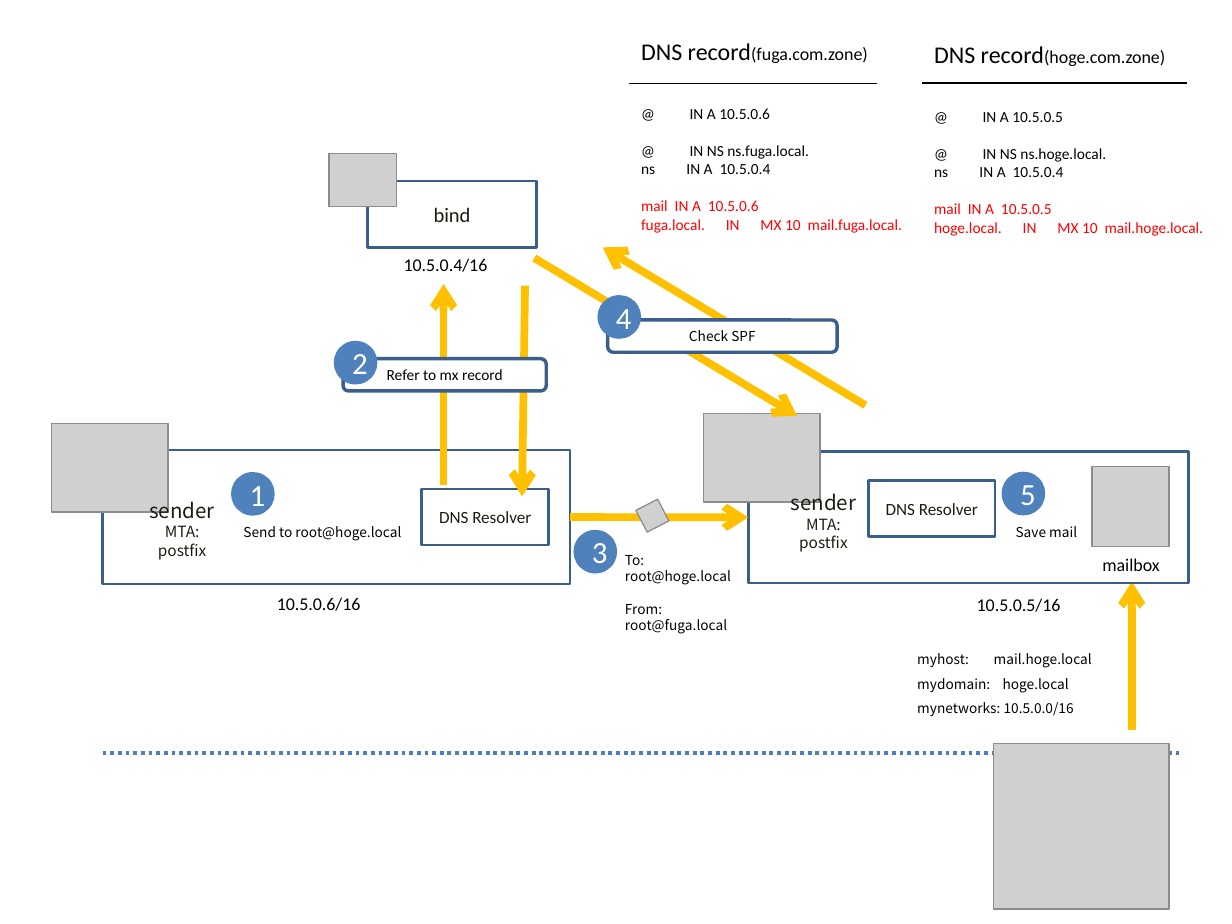
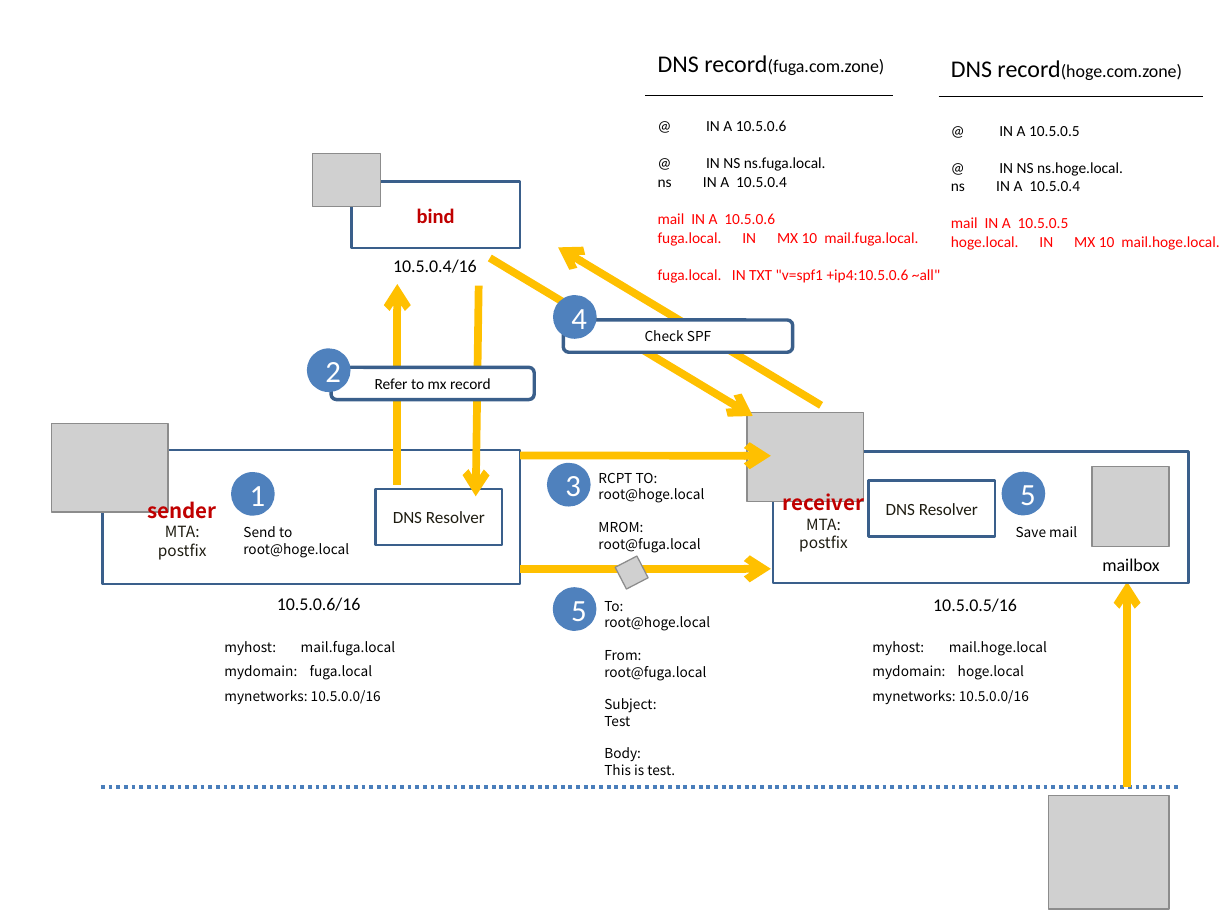
Before and after one commit to kuniiskywalker/mail-tester, a slide deck: slide 1 of summary.pptx. Drawn at 1232x924 pixels with LibreOffice and Linux fonts; fonts in the diff are those of the drawing; grey boxes stand for pictures. Boxes give left, top, right and bottom in pixels: in the first picture for what was removed or moved away, otherwise in the second. Text is boxed around its words. In the diff, an @@ line names an element or a change of style, - is before the commit and + after.

```diff
--- a/summary.pptx
+++ b/summary.pptx
@@ text "DNS record(fuga.com.zone)": place and size @@
-text "DNS record(fuga.com.zone)" at bbox=[641, 43, 868, 63]
+text "DNS record(fuga.com.zone)" at bbox=[658, 55, 885, 75]
@@ text at bbox=[658, 120, 918, 246]: paragraph added @@
+fuga.local. IN TXT "v=spf1 +ip4:10.5.0.6 ~all"
@@ text "@ IN A 10.5.0.6": place and size @@
-text "@ IN A 10.5.0.6" at bbox=[641, 108, 902, 233]
+text "@ IN A 10.5.0.6" at bbox=[658, 120, 918, 246]
@@ line moved from (628, 84) - (876, 84) to (646, 96) - (893, 96) @@
@@ 2 texts, 1 line: place and size @@
-2 texts, 1 line at bbox=[922, 46, 1203, 236]
+2 texts, 1 line at bbox=[939, 60, 1219, 250]
@@ picture: place and size @@
-picture at bbox=[329, 154, 397, 207]
+picture at bbox=[313, 154, 381, 207]
@@ rectangle "bind": place and size @@
-rectangle "bind" at bbox=[367, 181, 536, 248]
+rectangle "bind" at bbox=[351, 181, 520, 248]
@@ rectangle "bind" at bbox=[351, 181, 520, 248]: text colour #1E1C11 to #C00000, bold on @@
@@ text "10.5.0.4/16": place and size @@
-text "10.5.0.4/16" at bbox=[404, 258, 488, 272]
+text "10.5.0.4/16" at bbox=[393, 259, 477, 273]
@@ 4 arrows, 1 text, 1 rounded rectangle, 1 ellipse, 1 rectangle: place and size @@
-4 arrows, 1 text, 1 rounded rectangle, 1 ellipse, 1 rectangle at bbox=[421, 248, 1061, 612]
+4 arrows, 1 text, 1 rounded rectangle, 1 ellipse, 1 rectangle at bbox=[376, 248, 1017, 612]
@@ ellipse "2": place and size @@
-ellipse "2" at bbox=[334, 341, 377, 384]
+ellipse "2" at bbox=[307, 349, 350, 392]
@@ rounded rectangle "Refer to mx record": place and size @@
-rounded rectangle "Refer to mx record" at bbox=[344, 359, 547, 391]
+rounded rectangle "Refer to mx record" at bbox=[331, 367, 535, 399]
@@ picture: place and size @@
-picture at bbox=[703, 414, 821, 503]
+picture at bbox=[747, 413, 864, 501]
@@ rectangle: place and size @@
-rectangle at bbox=[102, 450, 569, 584]
+rectangle at bbox=[102, 450, 520, 584]
@@ arrow moved from (570, 517) - (748, 517) to (520, 456) - (771, 456) @@
@@ ellipse "3": place and size @@
-ellipse "3" at bbox=[573, 530, 616, 573]
+ellipse "3" at bbox=[547, 463, 590, 506]
@@ text added at bbox=[598, 473, 704, 553], 8 pt, text #000000 @@
+RCPT TO:
+root@hoge.local
+MROM:
+root@fuga.local
@@ rectangle: place and size @@
-rectangle at bbox=[748, 452, 1188, 584]
+rectangle at bbox=[772, 452, 1188, 584]
@@ text "sender MTA: postfix" at bbox=[158, 525, 206, 560]: text colour #1E1C11 to #C00000, bold on in "sender" @@
@@ text at bbox=[783, 490, 864, 552]: text changed @@
-sender
-MTA: postfix
+receiver
+MTA: postfix
@@ text "Send to root@hoge.local" rewrapped from bbox=[243, 526, 401, 541] to bbox=[243, 526, 349, 558] @@
@@ arrow added from (520, 569) to (771, 569), #FFC000 4.5 pt @@
@@ picture: place and size @@
-picture at bbox=[636, 500, 670, 533]
+picture at bbox=[615, 556, 649, 589]
@@ ellipse added at bbox=[553, 588, 596, 631], fill #4F81BD, 18 pt, text #FFFFFF @@
+5
@@ text "To:": place and size @@
-text "To:" at bbox=[625, 555, 731, 634]
+text "To:" at bbox=[604, 601, 710, 775]
@@ arrow moved from (1132, 731) - (1132, 582) to (1127, 787) - (1127, 582) @@
@@ text "myhost: mail.hoge.local": place and size @@
-text "myhost: mail.hoge.local" at bbox=[917, 653, 1092, 716]
+text "myhost: mail.hoge.local" at bbox=[872, 641, 1047, 704]
@@ text added at bbox=[224, 641, 395, 704], 8 pt, text #000000 @@
+myhost: mail.fuga.local
+mydomain: fuga.local
+mynetworks: 10.5.0.0/16
@@ text at bbox=[604, 666, 706, 775]: text changed @@
-root@fuga.local
+root@fuga.local
+Subject:
+Test
+Body:
+This is test.
@@ line moved from (102, 753) - (1179, 753) to (101, 787) - (1178, 787) @@
@@ picture: place and size @@
-picture at bbox=[994, 743, 1169, 909]
+picture at bbox=[1048, 796, 1169, 909]
```
Also in this commit, not shown: 1 other file.
